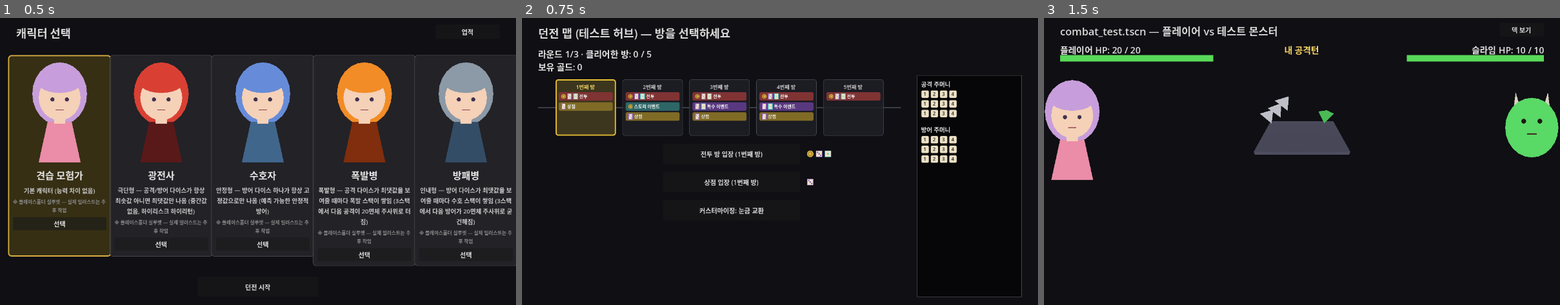
Above: before the commit, frames 1-3 (left to right).
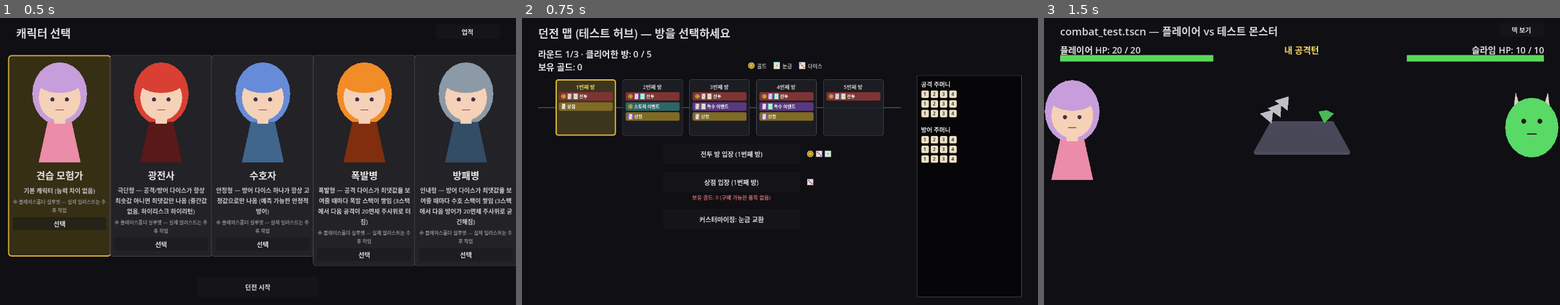
Above: after the commit, the same moments.

Repository: YGseok/ProjectD
Game: Godot game, scene res://code/scenes/character_select.tscn
Same seed, same stepped clock (60 frames per second), same inputs: the game is played once before the commit and once after it.
Inputs:
- Up to frame 1 (0.5 s): no input
- Up to frame 2 (0.75 s): click "던전 시작" at 0.5 s
- Up to frame 3 (1.5 s): click "전투 방 입장 (1번째 방)" at 1.25 s

Frame 1 is identical in both runs. In frame 2, 0.6% of the frame differs, in the area x 33-59%, y 15-72%; in frame 3, nothing differs.

Commit message:
feat: 던전 맵에 보상 아이콘 범례 + 상점 버튼 하단 보유 골드 표시 추가
INBOX.md 2026-09-14 피드백 중 2건 처리:
- 보상 아이콘(골드/눈금/다이스)이 뭘 뜻하는지 알기 어려워 범례 추가
- 상점 입장 버튼 아래 보유 골드를 보여주고, 최저가도 못 살 정도면
  "(구매 가능한 품목 없음)" 경고 문구로 그 선택지가 지금 의미 없음을 알림

STATUS.md/INBOX.md 인수인계 갱신, 완료 기록/처리됨 목록 초과분을 각각
STATUS_ARCHIVE.md/INBOX_ARCHIVE.md로 이관.

Diff:
--- a/code/scenes/dungeon_map.gd
+++ b/code/scenes/dungeon_map.gd
@@ -59,6 +59,7 @@
 const BUTTON_TOP_START := 320.0
 const BUTTON_SPACING := 70.0
 const BUTTON_HEIGHT := 50.0
+const SHOP_GOLD_LABEL_GAP := 22.0
 
 ## 업적 "눈금 수집가"/"다이스 수집가" 임계치 — 감으로 잡은 잠정값(achievement_manager.gd
 ## DEFINITIONS의 pip_hoarder/die_hoarder 문구와 맞춰뒀다).
@@ -94,6 +95,11 @@
 	"story": ["gold"],
 }
 
+## shop.gd의 ITEM_COSTS 중 가장 싼 값(boost_weak_face=10). 두 스크립트가 class_name 없이
+## 각자 씬에 귀속돼 있어(다른 잠정 매핑들과 같은 이유) 정적 참조 대신 값만 복제해 둔다 —
+## shop.gd의 가격표가 바뀌면 이 상수도 같이 맞춰야 함.
+const MIN_SHOP_ITEM_COST := 10
+
 @onready var rooms_cleared_label: Label = $RoomsClearedLabel
 @onready var gold_label: Label = $GoldLabel
 @onready var enter_combat_button: Button = $EnterCombatButton
@@ -111,6 +117,7 @@
 var _map_line: ColorRect
 var _map_hbox: HBoxContainer
 var _reward_icon_rows: Dictionary = {} # room type -> HBoxContainer, 방 선택 버튼 옆에 붙는 보상 카테고리 아이콘
+var _shop_gold_label: Label # "상점 입장" 버튼 바로 아래에 보유 골드를 보여주는 라벨
 
 
 func _ready() -> void:
@@ -121,8 +128,47 @@
 	customize_button.pressed.connect(customize_panel.open)
 	_setup_map_strip()
 	_setup_reward_icons()
+	_setup_reward_legend()
+	_setup_shop_gold_label()
 	_roll_room_choices()
 	_update_labels()
+
+
+## 보상 카테고리 아이콘(RewardIcon)이 무엇을 뜻하는지 설명하는 범례. INBOX.md 피드백
+## ("던전 맵에서 각 보상 아이콘이 무엇을 의미하는지 아이콘 텍스트 또는 범례가 필요할 것
+## 같다")을 반영 — 골드 라벨 옆 빈 공간에 아이콘+텍스트 3쌍을 고정으로 한 번만 그린다
+## (방마다 달라지는 게 아니라 "아이콘 자체의 의미"라 정적으로 충분함).
+func _setup_reward_legend() -> void:
+	var legend := HBoxContainer.new()
+	legend.add_theme_constant_override("separation", 16)
+	legend.position = Vector2(560.0, 116.0)
+	legend.mouse_filter = Control.MOUSE_FILTER_IGNORE
+	var specs := [["gold", "골드"], ["pip", "눈금"], ["dice", "다이스"]]
+	for spec in specs:
+		var pair := HBoxContainer.new()
+		pair.add_theme_constant_override("separation", 5)
+		pair.mouse_filter = Control.MOUSE_FILTER_IGNORE
+		pair.add_child(_make_reward_icon(spec[0]))
+		var label := Label.new()
+		label.text = spec[1]
+		label.add_theme_font_size_override("font_size", 13)
+		label.add_theme_color_override("font_color", Color(0.7, 0.7, 0.7))
+		pair.add_child(label)
+		legend.add_child(pair)
+	add_child(legend)
+
+
+## "상점 입장" 버튼 바로 아래에 보유 골드를 보여준다(INBOX.md: "상점 입장 버튼 하단에
+## 보유 골드량을 표시해준다. 해당 선택지가 의미가 없음을 보여줘야 한다"). 위치는 상점
+## 버튼이 방마다 노출 여부/순서가 바뀌므로 정적 배치가 불가능해 _layout_visible_buttons()
+## 에서 다른 버튼들과 함께 매번 다시 계산한다.
+func _setup_shop_gold_label() -> void:
+	_shop_gold_label = Label.new()
+	_shop_gold_label.add_theme_font_size_override("font_size", 13)
+	_shop_gold_label.horizontal_alignment = HORIZONTAL_ALIGNMENT_CENTER
+	_shop_gold_label.mouse_filter = Control.MOUSE_FILTER_IGNORE
+	_shop_gold_label.visible = false
+	add_child(_shop_gold_label)
 
 
 ## 방 선택 버튼(전투/상점/특수 이벤트/스토리 이벤트) 옆에 붙일 보상 카테고리 아이콘
@@ -229,6 +275,14 @@
 
 func _update_labels() -> void:
 	gold_label.text = "보유 골드: %d" % RunState.gold
+	# 상점 버튼 하단 골드 표시 — 가장 싼 품목(MIN_SHOP_ITEM_COST)조차 못 사는 상태면
+	# "구매 가능한 품목 없음"까지 함께 보여줘 그 선택지가 지금 의미 없음을 미리 알린다.
+	if RunState.gold < MIN_SHOP_ITEM_COST:
+		_shop_gold_label.text = "보유 골드: %d (구매 가능한 품목 없음)" % RunState.gold
+		_shop_gold_label.add_theme_color_override("font_color", Color(0.8, 0.4, 0.4))
+	else:
+		_shop_gold_label.text = "보유 골드: %d" % RunState.gold
+		_shop_gold_label.add_theme_color_override("font_color", Color(0.75, 0.75, 0.75))
 	# 업적 "눈금 수집가"/"다이스 수집가"/"가득 찬 주머니" — 어느 화면(상점/특수 이벤트/
 	# 전투 승리 보상)에서 쌓였든 던전 맵으로 돌아올 때마다 검사한다(round1_clear와 같은
 	# 패턴, unlock()이 멱등이라 매번 다시 그려도 안전).
@@ -421,6 +475,7 @@
 
 	for row in _reward_icon_rows.values():
 		row.visible = false
+	_shop_gold_label.visible = false
 
 	var y := BUTTON_TOP_START
 	for i in visible_buttons.size():
@@ -432,7 +487,15 @@
 			var row: HBoxContainer = _reward_icon_rows[t]
 			row.visible = true
 			row.position = Vector2(btn.offset_right + 16.0, y + (BUTTON_HEIGHT - 18.0) * 0.5)
-		y += BUTTON_SPACING
+		# "상점" 버튼 아래에 골드 라벨이 들어갈 여유(SHOP_GOLD_LABEL_GAP)만큼 다음 버튼과의
+		# 간격을 늘린다 — 다른 버튼들은 기존 BUTTON_SPACING 그대로 유지.
+		var extra_gap := 0.0
+		if t == "shop":
+			_shop_gold_label.visible = true
+			_shop_gold_label.position = Vector2(btn.offset_left, btn.offset_bottom + 2.0)
+			_shop_gold_label.size = Vector2(btn.offset_right - btn.offset_left, 18.0)
+			extra_gap = SHOP_GOLD_LABEL_GAP
+		y += BUTTON_SPACING + extra_gap
 
 
 func _on_combat_button_pressed() -> void:
Not shown, changed: docs/INBOX_ARCHIVE.md
Not shown, changed: docs/STATUS.md
Not shown, changed: docs/STATUS_ARCHIVE.md
Not shown, changed: docs/feedback/INBOX.md
